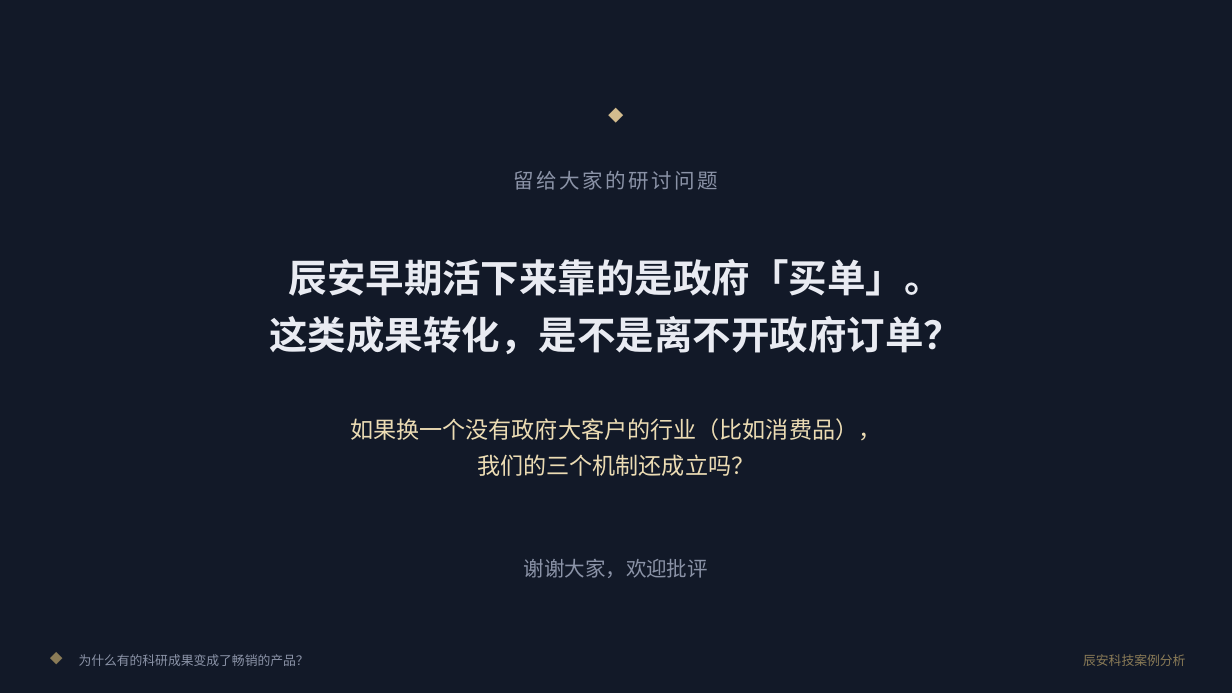
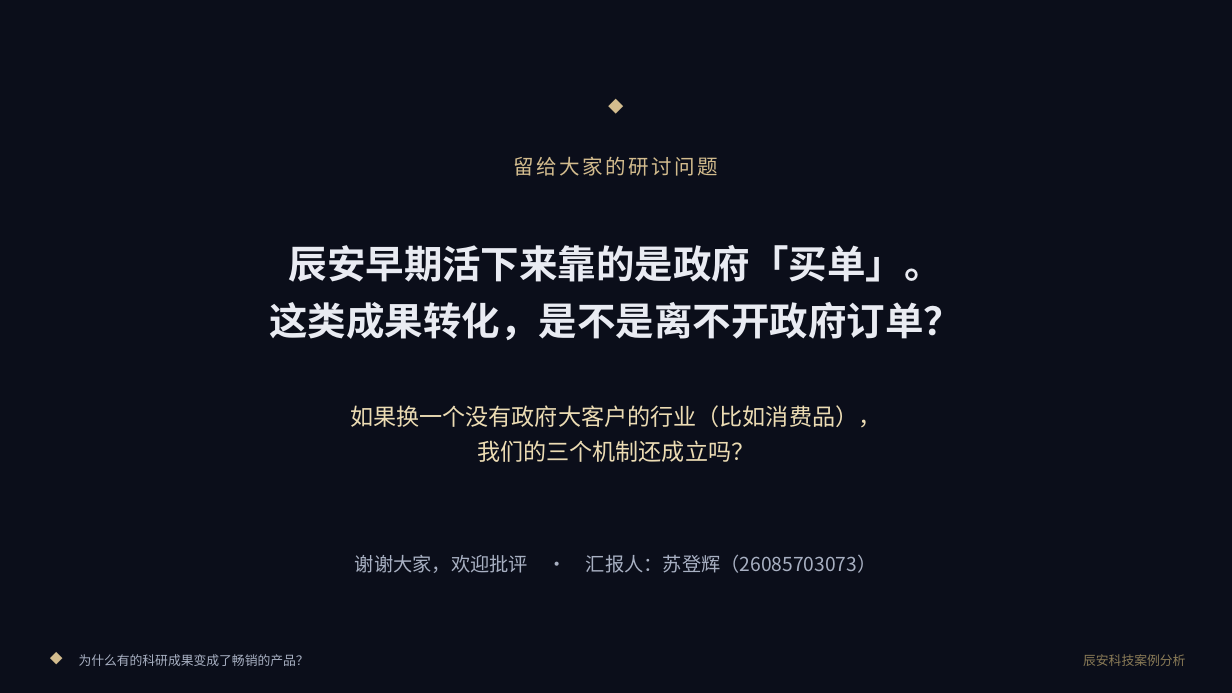
Before and after one commit to sdh0219/susu-tools, a slide deck: slide 9 of web/assets/files/小组案例分析报告-辰安科技.pptx. Drawn at 1232x693 pixels with LibreOffice and Linux fonts; fonts in the diff are those of the drawing; background and template pictures are left out. Boxes give left, top, right and bottom in pixels: in the first picture for what was removed or moved away, otherwise in the second. Text is boxed around its words. In the diff, an @@ line names an element or a change of style, - is before the commit and + after.

Commit message:
feat(case): cinematic image-rich deck (9 slides, cg-game art direction)
- 8 AI-generated 1344x768 illustrations as full-bleed / band visuals
  behind the tetrad-gold text layers; valley-of-death slide now led by
  the gorge-bridge artwork; timeline art regenerated after first pass
  drew a portrait over the axis
- cover and closing carry reporter credit: 苏登辉 (26085703073)

```diff
--- a/web/assets/files/小组案例分析报告-辰安科技.pptx
+++ b/web/assets/files/小组案例分析报告-辰安科技.pptx
@@ background #121928 to picture (left out) @@
@@ rectangle added at <box>0,0,1232,693</box>, fill #0B0E1A at 65% opacity @@
@@ text "◆": place and size @@
-text "◆" at <box>602,102,629,129</box>
+text "◆" at <box>602,92,629,120</box>
@@ 3 texts: place and size @@
-3 texts at <box>269,171,962,476</box>
+3 texts at <box>269,156,962,462</box>
@@ text "留给大家的研讨问题" at <box>513,156,719,176</box>: text colour #8B93A7 to #D3BC8E @@
@@ rectangle added at <box>0,381,1232,693</box>, fill #0B0E1A at 40% opacity @@
@@ text at <box>355,554,877,573</box>: text changed; size 16 to 15 pt; text colour #8B93A7 to #A8B0C2 @@
-谢谢大家，欢迎批评
+谢谢大家，欢迎批评 · 汇报人：苏登辉（26085703073）
@@ rectangle added at <box>0,636,1232,693</box>, fill #0B0E1A at 75% opacity @@
@@ text "◆" at <box>50,645,78,673</box>: text colour #8A7B57 to #D3BC8E @@
@@ text "为什么有的科研成果变成了畅销的产品？" at <box>79,654,309,666</box>: text colour #8B93A7 to #A8B0C2 @@
```
Also in this commit, not shown: 8 other slides changed.
